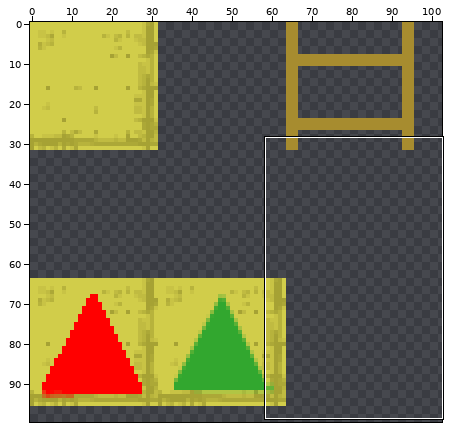
Sprite sheet -- Ludum-dare-35/assets/leveltiles.png. The first picture is a wide view before the edit; the outline marks the close-up.
Close-up. First the earlier version:
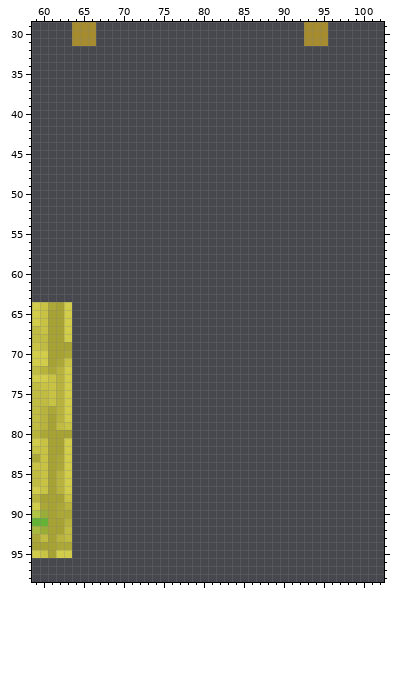
The file is 128x128 pixels. Colours within 5 levels of each other are drawn and written as one. Shown: x 59..102, y 29..98. The wide view leaves out empty margins.
After the commit:
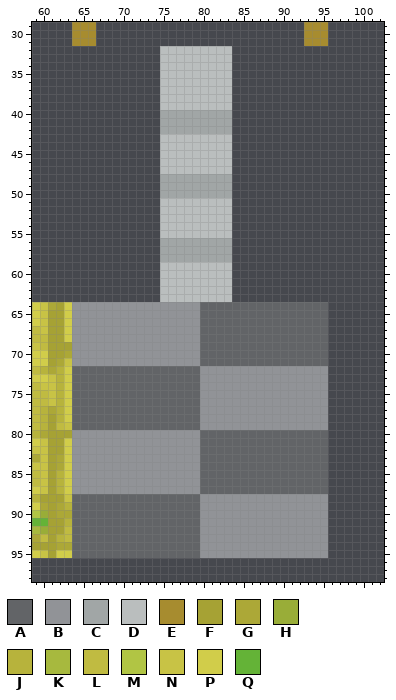
Palette (. is transparent): A #626467  B #919397  C #a1a6a6  D #babebe  E #a78c2f  F #a6a234  G #aca837  H #99ad38  J #b7b33c  K #a7b93e  L #c0bb41  M #b1c544  N #c8c345  P #d1cd4a  Q #64b337
Diff:
@@ x 59..102 @@
 31 .....EEE..........................EEE.......
-32 ............................................
-33 ............................................
-34 ............................................
-35 ............................................
-36 ............................................
-37 ............................................
-38 ............................................
-39 ............................................
-40 ............................................
-41 ............................................
-42 ............................................
-43 ............................................
-44 ............................................
-45 ............................................
-46 ............................................
-47 ............................................
-48 ............................................
-49 ............................................
-50 ............................................
-51 ............................................
-52 ............................................
-53 ............................................
-54 ............................................
-55 ............................................
-56 ............................................
-57 ............................................
-58 ............................................
-59 ............................................
-60 ............................................
-61 ............................................
-62 ............................................
-63 ............................................
-64 PNGFP.......................................
-65 PNFFP.......................................
-66 PNFFP.......................................
-67 LNFFP.......................................
-68 LLFFP.......................................
-69 NLFFF.......................................
-70 PPFFG.......................................
-71 PPFGN.......................................
-72 LJGJP.......................................
-73 PPNJP.......................................
-74 LNNJP.......................................
-75 LLNJP.......................................
-76 LLNJP.......................................
-77 LJGJP.......................................
-78 LJFJP.......................................
-79 LJFLN.......................................
-80 JGFFF.......................................
-81 PNFFP.......................................
-82 NNFFP.......................................
-83 GNFGP.......................................
-84 NNFGP.......................................
-85 LNFJP.......................................
-86 LNFJP.......................................
-87 PNFJP.......................................
-88 JFFFN.......................................
-89 PGFGJ.......................................
-90 MHFGG.......................................
-91 QQFFJ.......................................
-92 KHFFL.......................................
-93 GLFJL.......................................
-94 FFFGG.......................................
-95 PNFPP.......................................
+32 ................DDDDDDDDD...................
+33 ................DDDDDDDDD...................
+34 ................DDDDDDDDD...................
+35 ................DDDDDDDDD...................
+36 ................DDDDDDDDD...................
+37 ................DDDDDDDDD...................
+38 ................DDDDDDDDD...................
+39 ................DDDDDDDDD...................
+40 ................CCCCCCCCC...................
+41 ................CCCCCCCCC...................
+42 ................CCCCCCCCC...................
+43 ................DDDDDDDDD...................
+44 ................DDDDDDDDD...................
+45 ................DDDDDDDDD...................
+46 ................DDDDDDDDD...................
+47 ................DDDDDDDDD...................
+48 ................CCCCCCCCC...................
+49 ................CCCCCCCCC...................
+50 ................CCCCCCCCC...................
+51 ................DDDDDDDDD...................
+52 ................DDDDDDDDD...................
+53 ................DDDDDDDDD...................
+54 ................DDDDDDDDD...................
+55 ................DDDDDDDDD...................
+56 ................CCCCCCCCC...................
+57 ................CCCCCCCCC...................
+58 ................CCCCCCCCC...................
+59 ................DDDDDDDDD...................
+60 ................DDDDDDDDD...................
+61 ................DDDDDDDDD...................
+62 ................DDDDDDDDD...................
+63 ................DDDDDDDDD...................
+64 PNGFPBBBBBBBBBBBBBBBBAAAAAAAAAAAAAAAA.......
+65 PNFFPBBBBBBBBBBBBBBBBAAAAAAAAAAAAAAAA.......
+66 PNFFPBBBBBBBBBBBBBBBBAAAAAAAAAAAAAAAA.......
+67 LNFFPBBBBBBBBBBBBBBBBAAAAAAAAAAAAAAAA.......
+68 LLFFPBBBBBBBBBBBBBBBBAAAAAAAAAAAAAAAA.......
+69 NLFFFBBBBBBBBBBBBBBBBAAAAAAAAAAAAAAAA.......
+70 PPFFGBBBBBBBBBBBBBBBBAAAAAAAAAAAAAAAA.......
+71 PPFGNBBBBBBBBBBBBBBBBAAAAAAAAAAAAAAAA.......
+72 LJGJPAAAAAAAAAAAAAAAABBBBBBBBBBBBBBBB.......
+73 PPNJPAAAAAAAAAAAAAAAABBBBBBBBBBBBBBBB.......
+74 LNNJPAAAAAAAAAAAAAAAABBBBBBBBBBBBBBBB.......
+75 LLNJPAAAAAAAAAAAAAAAABBBBBBBBBBBBBBBB.......
+76 LLNJPAAAAAAAAAAAAAAAABBBBBBBBBBBBBBBB.......
+77 LJGJPAAAAAAAAAAAAAAAABBBBBBBBBBBBBBBB.......
+78 LJFJPAAAAAAAAAAAAAAAABBBBBBBBBBBBBBBB.......
+79 LJFLNAAAAAAAAAAAAAAAABBBBBBBBBBBBBBBB.......
+80 JGFFFBBBBBBBBBBBBBBBBAAAAAAAAAAAAAAAA.......
+81 PNFFPBBBBBBBBBBBBBBBBAAAAAAAAAAAAAAAA.......
+82 NNFFPBBBBBBBBBBBBBBBBAAAAAAAAAAAAAAAA.......
+83 GNFGPBBBBBBBBBBBBBBBBAAAAAAAAAAAAAAAA.......
+84 NNFGPBBBBBBBBBBBBBBBBAAAAAAAAAAAAAAAA.......
+85 LNFJPBBBBBBBBBBBBBBBBAAAAAAAAAAAAAAAA.......
+86 LNFJPBBBBBBBBBBBBBBBBAAAAAAAAAAAAAAAA.......
+87 PNFJPBBBBBBBBBBBBBBBBAAAAAAAAAAAAAAAA.......
+88 JFFFNAAAAAAAAAAAAAAAABBBBBBBBBBBBBBBB.......
+89 PGFGJAAAAAAAAAAAAAAAABBBBBBBBBBBBBBBB.......
+90 MHFGGAAAAAAAAAAAAAAAABBBBBBBBBBBBBBBB.......
+91 QQFFJAAAAAAAAAAAAAAAABBBBBBBBBBBBBBBB.......
+92 KHFFLAAAAAAAAAAAAAAAABBBBBBBBBBBBBBBB.......
+93 GLFJLAAAAAAAAAAAAAAAABBBBBBBBBBBBBBBB.......
+94 FFFGGAAAAAAAAAAAAAAAABBBBBBBBBBBBBBBB.......
+95 PNFPPAAAAAAAAAAAAAAAABBBBBBBBBBBBBBBB.......
 96 ............................................
